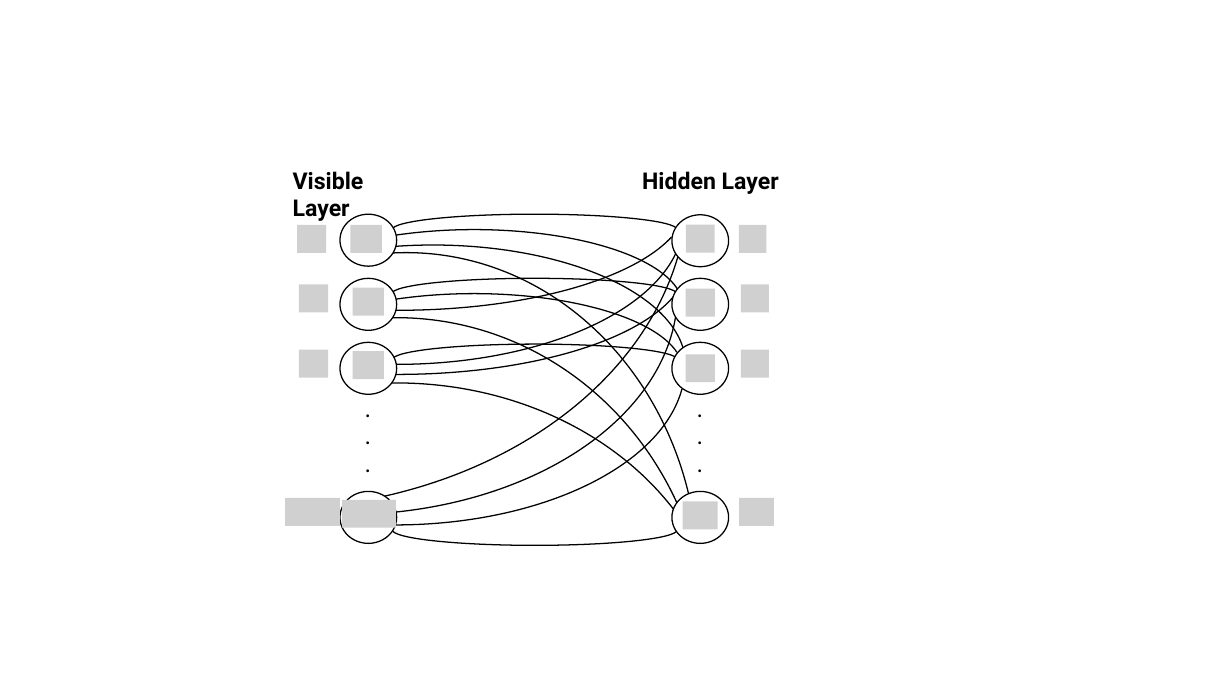
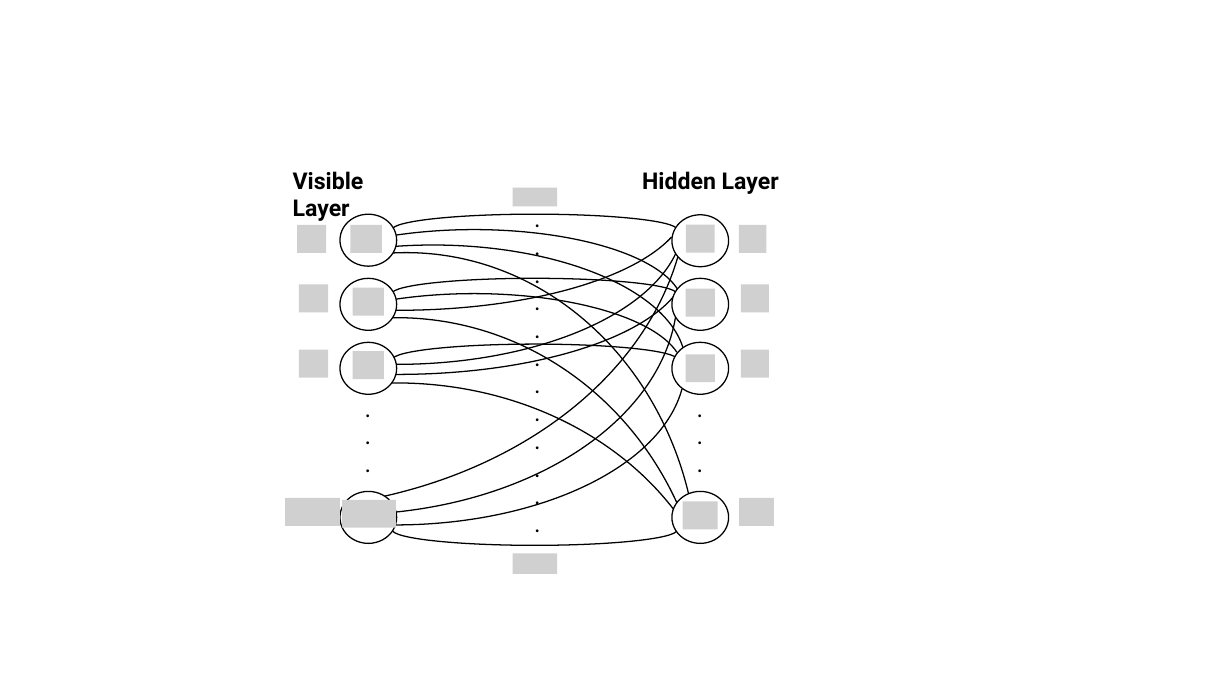
Before and after one commit to aorfi/Phys459, a slide deck: slide 1 of Figures/Fall2019/RBMfigure.pptx. Drawn at 1232x693 pixels with LibreOffice and Linux fonts; fonts in the diff are those of the drawing; grey boxes stand for pictures. Boxes give left, top, right and bottom in pixels: in the first picture for what was removed or moved away, otherwise in the second. Text is boxed around its words. In the diff, an @@ line names an element or a change of style, - is before the commit and + after.

```diff
--- a/Figures/Fall2019/RBMfigure.pptx
+++ b/Figures/Fall2019/RBMfigure.pptx
@@ picture added at box(513, 188, 557, 206) @@
@@ text added at box(526, 200, 553, 545), 18 pt, text #000000 @@
+.
+.
+.
+.
+.
+.
+.
+.
+.
+.
+.
+.
@@ picture added at box(513, 554, 557, 574) @@
```
Also in this commit, not shown: 1 other slide changed, 3 slides added, 1 other file.
